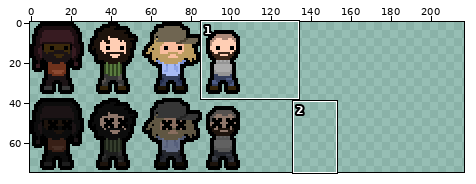
Two states of a sprite sheet, Assets/Art/Enemies/EnemyHobos.png. Above, an overview of the earlier version with the close-up marked.
Close-up. Before the commit:
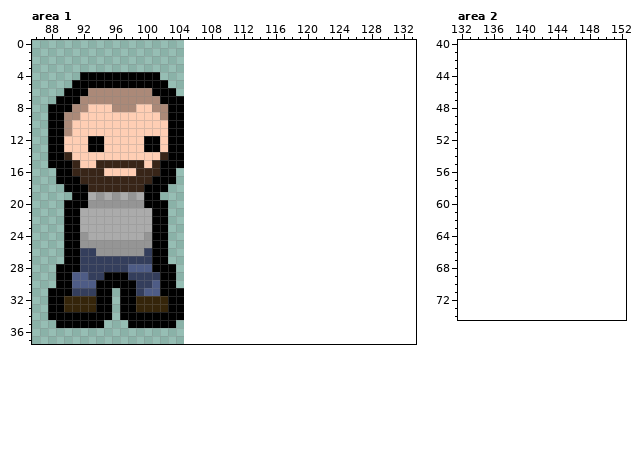
The file is 105x74 pixels. Colours within 5 levels of each other are drawn and written as one. Shown: area 1: x 86..133, y 0..37; area 2: x 132..152, y 40..74. The old version is drawn lined up with the new one, on the new canvas. The commit also changed other parts of the picture, which this record leaves out.
The result:
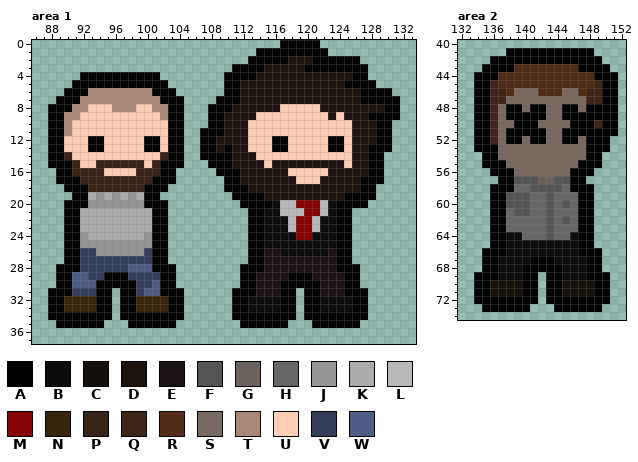
Palette (. is transparent): A #000000  B #0c0c0c  C #15110a  D #1d130c  E #1b1315  F #555555  G #6c625d  H #676767  J #959595  K #ababab  L #b8b8b8  M #880404  N #35250a  P #382518  Q #3f2517  R #512c19  S #796960  T #ab8978  U #ffceb4  V #343e5c  W #4e5c86
From old to new:
canvas 105x74 -> 217x75
Changed rows in their new state; - is an unchanged pixel.
Area 1:
first column x 107:
 0 ----------AAAAA----------
 1 -------AAAAAAAAA---------
 2 ------AAAAADDDAAAAAA-----
 3 ----AAAADDDDDAAAAAAAA----
 4 ---AAAADDDDDDDDDDDDAA----
 5 ---AADDDDDDDDDDDDDAAAA---
 6 ---AADDDDDDDDDDDDDDDAAAA-
 7 --AAADDDDDDDDDDDDDDDAAAAA
 8 -AAADDDDDDUUUUUDDDDDDDDAA
 9 -AADDDDUUUUUUUUUDUDDDAAAA
10 -AADDDUUUUUUUUUUUUUDDDAA-
11 AAADDDUUUUUUUUUUUUUDDDAA-
12 AADDDDUUUAAUUUUUAAUDDDAA-
13 AADADDUUUAAUUUUUAAUDDAAA-
14 AAAADDDUUUUUUUUUUUUDDAA--
15 -AAADDDDUDDDDDDDDDUDDAA--
16 --AAADDDDDDUUUUUDDDDDAA--
17 ---AADDDDDDDUUUDDDDDAAA--
18 ---AAADDDDDDDDDDDDDDAA---
19 ----AAAADDDDDDDDDDAAAA---
20 -----AAAABLLMMMLBAAAA----
21 ------AABBLLLMMLBAA------
22 ------AABBBLMMLBBAA------
23 ------AABBBLMMLBBAA------
24 ------AABBBBMMBBBAA------
25 ------AABBBBBBBBBAA------
26 ------AAEEBBBBBBEAA------
27 ------AAEEEEEEEEEAA------
28 -----AAAEEEEEEEEEAAA-----
29 -----AAEEEEAAAEEEEAA-----
30 -----AAEEEAAAAAEEEAA-----
31 ----AAAEEEAA-AAEEEAAA----
32 ----AABBBBAA-AABBBBAA----
33 ----AABBBBAA-AABBBBAA----
34 ----AAAAAAAA-AAAAAAAA----
35 -----AAAAAA---AAAAAA-----
Area 2:
first column x 134:
41 ----AAAAAAAAAAA---
42 --AAAAAAAAAAAAAA--
43 -AAAARRRRRRRRAAAA-
44 AAARRRRRRRRRRRRAAA
45 AAQRRRRRRRRRRRRQAA
46 AAQQRSSSRRRSSRQQAA
47 AAQQSSSSSSSSSSQQAA
48 AAQSAASAASSAASAAAA
49 AAQSAAAAASSAAAAAAA
50 AAQSSAAASSSSAAAQAA
51 AAQSAAAAASSAAAAAAA
52 AAQSAASAASSAASAAA-
53 AAASSSSSSSSSSSAAA-
54 -AASSSSSSSSSSSAA--
55 -AAASSSSSSSSSAAA--
56 --AAASSSSSSSAAA---
57 ---AAFFFGGFFAA----
58 --AAAHHFFFFHAAA---
59 --AAFFFHHFHHHAA---
60 --AAFFFHHFHFHAA---
61 --AAHFFHHFHHHAA---
62 --AAHHHHHFHFHAA---
63 --AAHHHHHFHHHAA---
64 --AABBHHHFHHBAA---
65 --AABBBBBBBBBAA---
66 -AAABBBBBBBBBAAA--
67 -AABBBBAAABBBBAA--
68 -AABBBAAAAABBBAA--
69 AAABBBAA-AABBBAAA-
70 AACCCCAA-AACCCCAA-
71 AACCCCAA-AACCCCAA-
72 AAAAAAAA-AAAAAAAA-
73 -AAAAAA---AAAAAA--
Boxes around the changes in both close-ups, in picture pixels (x1, y1, x2, y2):
added: (200, 40, 400, 328)
added: (474, 48, 618, 312)
